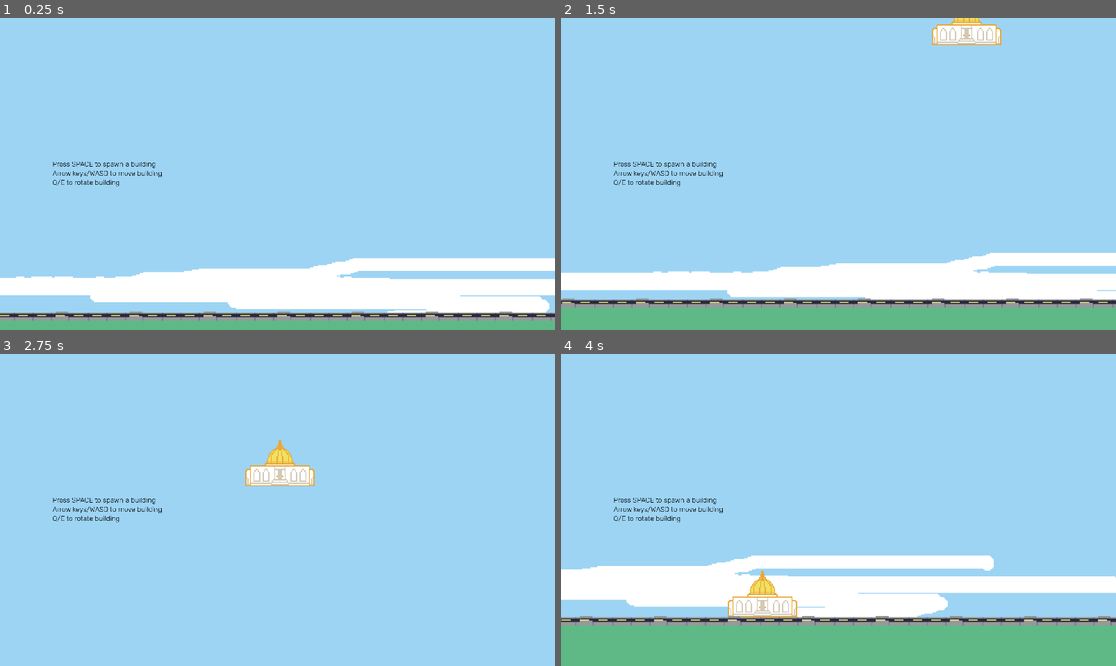
Above: before the commit, frames 1-4 (two rows, left to right).
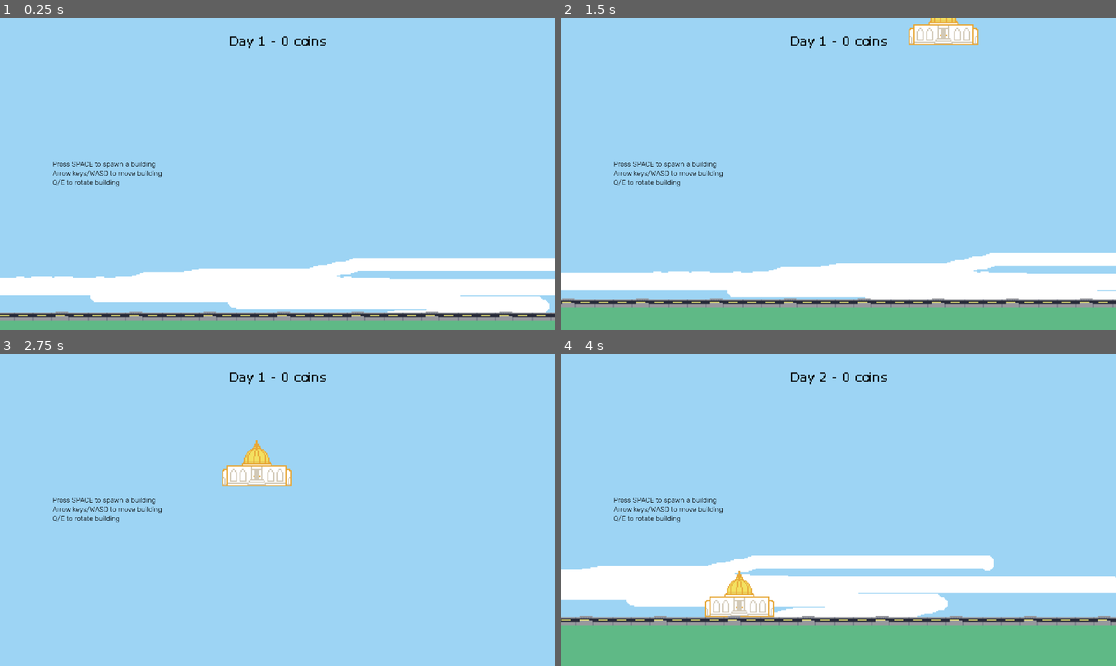
Above: after the commit, the same moments.

Repository: mondobe/TetraCity
Game: Godot game, scene res://scenes/main.tscn
Same seed, same stepped clock (60 frames per second), same inputs: the game is played once before the commit and once after it.
Inputs (mouse positions are in pixels of both pictures, inside the frame that each line leads up to):
- Up to frame 1 (0.25 s): no input
- Up to frame 2 (1.5 s): tap Space (test_create_building) at 0.5, 0.6, 1.25 s; move the mouse to (960, 158) at 0.52 s; hold D (move_right) 0.53-1.28 s; tap Enter (test_end_day, bound only after the commit) at 0.8, 1.35 s; move the mouse to (727, 189) at 1.27 s; hold S (move_down) from 1.28 s (still down)
- Up to frame 3 (2.75 s): tap Space (test_create_building) at 1.55, 2, 2.1 s; move the mouse to (333, 441) at 2.02 s; release S (move_down) at 2.03 s; hold D (move_right) from 2.03 s (still down); tap Enter (test_end_day, bound only after the commit) at 2.3 s
- Up to frame 4 (4 s): tap Space (test_create_building) at 2.75, 3.05, 3.5 s; move the mouse to (810, 572) at 2.77 s; release D (move_right) at 2.78 s; hold W (move_up) 2.78-3.53 s; tap Enter (test_end_day, bound only after the commit) at 2.85, 3.8 s; move the mouse to (1005, 556) at 3.52 s; hold A (move_left) from 3.53 s (still down); hold Shift from 3.53 s (still down)

The runs differ from the first frame. In frame 1, 0.1% of the frame differs, in the area x 41-59%, y 5-10%; in frame 2, 1.2%; in frame 3, 1.5%, in the area x 40-59%, y 5-43%; in frame 4, 1.2%.

Commit message:
Add money and some building bonuses
- Added a `WorldStats` script that holds values for money, current day, etc.
- Each building has a child node that gets applied a script (based on the building's blueprint). That script includes a `get_bonus()` function which returns the building's bonus.
- Also added a cheeky little label at the top with some stats. Ignore the ugly font...

Diff:
--- a/buildings/apartment.tres
+++ b/buildings/apartment.tres
@@ -1,11 +1,13 @@
-[gd_resource type="Resource" script_class="BuildingBlueprint" load_steps=3 format=3 uid="uid://bh0s6jhfgvuwv"]
+[gd_resource type="Resource" script_class="BuildingBlueprint" load_steps=4 format=3 uid="uid://bh0s6jhfgvuwv"]
 
+[ext_resource type="Script" path="res://scripts/buildings/apartment.gd" id="1_5rihs"]
 [ext_resource type="Script" path="res://scripts/systems/building_grid/building_blueprint.gd" id="1_e8cmm"]
 [ext_resource type="Texture2D" uid="uid://b4wejql45gxc2" path="res://sprites/buildings/apartments.png" id="2_pj0ty"]
 
 [resource]
 script = ExtResource("1_e8cmm")
 sprite = ExtResource("2_pj0ty")
+bonus = ExtResource("1_5rihs")
 squares = "....
 OOOO
 ....
--- a/buildings/city_hall.tres
+++ b/buildings/city_hall.tres
@@ -1,13 +1,16 @@
-[gd_resource type="Resource" script_class="BuildingBlueprint" load_steps=3 format=3 uid="uid://cbd8qt7xqw4v1"]
+[gd_resource type="Resource" script_class="BuildingBlueprint" load_steps=4 format=3 uid="uid://cbd8qt7xqw4v1"]
 
 [ext_resource type="Script" path="res://scripts/systems/building_grid/building_blueprint.gd" id="1_dyf1i"]
+[ext_resource type="Script" path="res://scripts/buildings/city_hall.gd" id="1_ly0hm"]
 [ext_resource type="Texture2D" uid="uid://blrtmwevytseb" path="res://sprites/buildings/cityHall.png" id="2_mut0u"]
 
 [resource]
 script = ExtResource("1_dyf1i")
 sprite = ExtResource("2_mut0u")
+bonus = ExtResource("1_ly0hm")
 squares = ".O.
 OOO
 ..."
 center_coords = Vector2i(1, 1)
 center_mode = 1
+kick_mode = 0
--- a/project.godot
+++ b/project.godot
@@ -71,6 +71,11 @@
 "events": [Object(InputEventKey,"resource_local_to_scene":false,"resource_name":"","device":-1,"window_id":0,"alt_pressed":false,"shift_pressed":false,"ctrl_pressed":false,"meta_pressed":false,"pressed":false,"keycode":0,"physical_keycode":32,"key_label":0,"unicode":32,"echo":false,"script":null)
 ]
 }
+test_end_day={
+"deadzone": 0.5,
+"events": [Object(InputEventKey,"resource_local_to_scene":false,"resource_name":"","device":-1,"window_id":0,"alt_pressed":false,"shift_pressed":false,"ctrl_pressed":false,"meta_pressed":false,"pressed":false,"keycode":0,"physical_keycode":4194309,"key_label":0,"unicode":0,"echo":false,"script":null)
+]
+}
 
 [rendering]
 
--- a/scenes/gameplay/building.tscn
+++ b/scenes/gameplay/building.tscn
@@ -8,3 +8,5 @@
 
 [node name="Sprite2D" type="Sprite2D" parent="."]
 texture = ExtResource("2_whcsi")
+
+[node name="Bonus" type="Node" parent="."]
--- a/scenes/gameplay/world.tscn
+++ b/scenes/gameplay/world.tscn
@@ -8,12 +8,16 @@
 [ext_resource type="Script" path="res://scripts/systems/building_grid/building_grid.gd" id="8_yumsi"]
 [ext_resource type="PackedScene" uid="uid://cmoks1w008liq" path="res://scenes/gameplay/building.tscn" id="9_teedr"]
 [ext_resource type="Resource" uid="uid://cbd8qt7xqw4v1" path="res://buildings/city_hall.tres" id="9_vkulm"]
-[ext_resource type="FontFile" uid="uid://c685qb4m7qjc" path="res://fonts/rubik.ttf" id="10_3w8xh"]
+[ext_resource type="LabelSettings" uid="uid://dbpx7v66har17" path="res://theming/non_pixelated_label.tres" id="10_kif8a"]
 [ext_resource type="Resource" uid="uid://bh0s6jhfgvuwv" path="res://buildings/apartment.tres" id="10_yj0rj"]
+[ext_resource type="FontFile" uid="uid://sxhpegxwj6qy" path="res://fonts/verdana.ttf" id="11_8u3tu"]
+[ext_resource type="Script" path="res://scripts/systems/gameplay/world_stats.gd" id="11_fetru"]
+[ext_resource type="Script" path="res://scripts/ui/gameplay/stats_label.gd" id="12_q7wy1"]
+[ext_resource type="Script" path="res://scripts/systems/gameplay/building_bonuses.gd" id="14_3u7nn"]
 
-[sub_resource type="LabelSettings" id="LabelSettings_mflm6"]
-font = ExtResource("10_3w8xh")
-font_size = 24
+[sub_resource type="LabelSettings" id="LabelSettings_7faob"]
+font = ExtResource("11_8u3tu")
+font_size = 11
 font_color = Color(0, 0, 0, 1)
 
 [node name="World" type="Node2D"]
@@ -72,4 +76,34 @@
 Arrow keys/WASD to move building
 Q/E to rotate building
 "
-label_settings = SubResource("LabelSettings_mflm6")
+label_settings = ExtResource("10_kif8a")
+
+[node name="PixelUILayer" type="CanvasLayer" parent="."]
+scale = Vector2(4, 4)
+transform = Transform2D(4, 0, 0, 4, 0, 0)
+
+[node name="StatsLabel" type="Label" parent="PixelUILayer" node_paths=PackedStringArray("world_stats")]
+anchors_preset = 5
+anchor_left = 0.5
+anchor_right = 0.5
+offset_left = -960.0
+offset_right = -480.0
+offset_bottom = 40.0
+grow_horizontal = 2
+text = "Top Label"
+label_settings = SubResource("LabelSettings_7faob")
+horizontal_alignment = 1
+vertical_alignment = 1
+script = ExtResource("12_q7wy1")
+world_stats = NodePath("../../WorldStats")
+
+[node name="WorldStats" type="Node" parent="." node_paths=PackedStringArray("top_label", "building_bonuses", "building_grid")]
+script = ExtResource("11_fetru")
+top_label = NodePath("../PixelUILayer/StatsLabel")
+building_bonuses = NodePath("../BuildingBonuses")
+building_grid = NodePath("../BuildingGrid")
+
+[node name="BuildingBonuses" type="Node" parent="." node_paths=PackedStringArray("building_grid", "world_stats")]
+script = ExtResource("14_3u7nn")
+building_grid = NodePath("../BuildingGrid")
+world_stats = NodePath("../WorldStats")
--- /dev/null
+++ b/scripts/buildings/apartment.gd
@@ -0,0 +1,5 @@
+extends Node
+
+## Return a bonus of exactly one coin
+func get_bonus() -> BuildingBonus:
+	return BuildingBonus.new().with_coins(1)
--- /dev/null
+++ b/scripts/buildings/city_hall.gd
@@ -0,0 +1,5 @@
+extends Node
+
+## Return no bonus
+func get_bonus() -> BuildingBonus:
+	return BuildingBonus.new()
--- /dev/null
+++ b/scripts/buildings/park.gd
@@ -0,0 +1,5 @@
+extends Node
+
+## Return a bonus with coins equal to the number of unique adjacent buildings
+func get_bonus() -> BuildingBonus:
+	return BuildingBonus.new().with_coins(len(get_parent().get_adjacent_buildings()))
--- a/scripts/systems/building_grid/building.gd
+++ b/scripts/systems/building_grid/building.gd
@@ -25,6 +25,9 @@
 ## This building's current position in the building grid.
 var pos_coords: Vector2i
 
+## The node that defines what bonus is applied by this building.
+var bonus: Node
+
 ## The Sprite2D component that displays the building's texture.
 @onready var sprite: Sprite2D = $Sprite2D
 
@@ -36,9 +39,13 @@
 func init_from_blueprint(blueprint: BuildingBlueprint) -> void:
 	self.blueprint = blueprint
 	self.grid = BuildingGrid.byte_grid_from_string(blueprint.squares)
+
 	sprite = $Sprite2D
 	sprite.texture = blueprint.sprite
 	_init_sprite()
+
+	bonus = $Bonus
+	bonus.set_script(blueprint.bonus)
 
 ## Move the Sprite2D child to the correct position and offset for rotation
 func _init_sprite() -> void:
@@ -107,3 +114,13 @@
 			new_grid.set_at(new_coord, value)
 
 	return new_grid
+
+## This building's index in the building grid
+func get_index_in_grid() -> int:
+	return building_grid.buildings.find(self)
+
+## The buildings adjacent to this one. Returns an array of nodes
+func get_adjacent_buildings() -> Array:
+	var index = get_index_in_grid()
+	var indices = building_grid.get_adjacent_building_indices(index)
+	return indices.map(func(i): return building_grid.buildings[i])
--- a/scripts/systems/building_grid/building_blueprint.gd
+++ b/scripts/systems/building_grid/building_blueprint.gd
@@ -4,6 +4,9 @@
 
 ## The texture that should be displayed on the building.
 @export var sprite: Texture2D
+
+## The script of the bonus that the building uses.
+@export var bonus: Script
 
 ## The squares that make up the building, written as a "human-readable" string.
 ## For example, a T-block with a 3x3 bounding box would have:
--- a/scripts/systems/building_grid/building_grid.gd
+++ b/scripts/systems/building_grid/building_grid.gd
@@ -22,6 +22,11 @@
 	Vector2i(0, 0), Vector2i(-1, 0), Vector2i(2, 0), Vector2i(-1, 2), Vector2i(2, -1),
 	Vector2i(0, 0), Vector2i(2, 0), Vector2i(-1, 0), Vector2i(2, 1), Vector2i(-1, -2),
 	Vector2i(0, 0), Vector2i(1, 0), Vector2i(-2, 0), Vector2i(1, -2), Vector2i(-2, 1),
+]
+
+## The vectors to loop through when looking for adjacent buildings.
+const ADJACENT_VECTORS: Array[Vector2i] = [
+	Vector2i(1, 0), Vector2i(-1, 0), Vector2i(0, 1), Vector2i(0, -1),
 ]
 
 ## Debug variable for what buildings can be placed when you press SPACE.
@@ -170,8 +175,7 @@
 			if building.grid.at(xy) == 0:
 				continue
 			var grid_xy: Vector2i = xy + coords
-			if (grid_xy.x < 0 or grid_xy.x >= grid.dimensions.x) \
-					or (grid_xy.y < 0 or grid_xy.y >= grid.dimensions.y):
+			if !grid.contains(grid_xy):
 				return false
 			if grid.at(grid_xy) != 0:
 				return false
@@ -181,7 +185,26 @@
 func make_building_from_blueprint(blueprint: BuildingBlueprint) -> Building:
 	var new_building: Building = building.instantiate()
 	new_building.init_from_blueprint(blueprint)
+	new_building.building_grid = self
 	return new_building
+
+## Get the indices of the buildings adjacent to the one at the specified index.
+func get_adjacent_building_indices(building_index: int) -> Array[int]:
+	var indices: Array[int] = []
+	for x: int in range(grid.dimensions.x):
+		for y: int in range(grid.dimensions.y):
+			var coords: Vector2i = Vector2i(x, y)
+			if grid.at(coords) - 1 != building_index:
+				continue
+			for adj in ADJACENT_VECTORS:
+				var coords_prime: Vector2i = coords + adj
+				if grid.contains(coords_prime):
+					var adj_index = grid.at(coords_prime) - 1
+					if adj_index != building_index \
+							and adj_index not in indices \
+							and adj_index >= 0:
+						indices.append(adj_index)
+	return indices
 
 ## Given a grid string, returns the width and height.
 static func grid_dimensions_from_string(string: String) -> Vector2i:
--- a/scripts/systems/building_grid/grid.gd
+++ b/scripts/systems/building_grid/grid.gd
@@ -29,6 +29,10 @@
 			array = PackedInt64Array()
 	make_grid(array, dimensions)
 
+## Do these coordinates address a space in the grid?
+func contains(coords: Vector2i) -> bool:
+	return coords.x > 0 and coords.x < dimensions.x and coords.y > 0 and coords.y < dimensions.y
+
 ## Get the value at these coordinates.
 func at(coords: Vector2i) -> int:
 	return array[coords.y * dimensions.x + coords.x]
--- /dev/null
+++ b/scripts/systems/gameplay/building_bonus.gd
@@ -0,0 +1,25 @@
+extends Resource
+class_name BuildingBonus
+## Represents a bonus that can be applied daily by a building.
+## Initialized via the builder pattern.
+
+## The amount of coins to add to the player's total
+var coins
+
+## The amount of fuel to add to the player's total
+var fuel
+
+## Create a new bonus with the default values.
+func _init() -> void:
+	self.coins = 0
+	self.fuel = 0
+
+## Sets the amount of coins to this value.
+func with_coins(coins: int) -> BuildingBonus:
+	self.coins = coins
+	return self
+
+## Sets the amount of fuel to this value.
+func with_fuel(fuel: int) -> BuildingBonus:
+	self.fuel = fuel
+	return self
--- /dev/null
+++ b/scripts/systems/gameplay/building_bonuses.gd
@@ -0,0 +1,16 @@
+class_name BuildingBonuses
+extends Node
+## Handles the bonuses applied daily by buildings.
+
+## The building grid
+@export var building_grid: BuildingGrid
+
+## The world stats
+@export var world_stats: WorldStats
+
+## For each building in the grid, applies the building's daily bonus.
+func apply_bonuses() -> void:
+	for building: Building in building_grid.buildings:
+		var bonus: BuildingBonus = building.bonus.get_bonus()
+		world_stats.coins += bonus.coins
+		world_stats.fuel += bonus.fuel
--- /dev/null
+++ b/scripts/systems/gameplay/world_stats.gd
@@ -0,0 +1,47 @@
+class_name WorldStats
+extends Node
+## Holds/updates the main gameplay statistics.
+
+## The label that displays the statistics.
+@export var top_label: StatsLabel
+
+## The node that handles building bonuses.
+@export var building_bonuses: BuildingBonuses
+
+## The building grid.
+@export var building_grid: BuildingGrid
+
+## The amount of coins the player has.
+var coins
+
+## The amount of fuel the player has.
+var fuel
+
+## The current day (starting from 1).
+var day
+
+# Called when the node enters the scene tree for the first time.
+func _ready() -> void:
+	init_values()
+	top_label.update()
+
+# Called every frame
+func _process(delta: float) -> void:
+	# Placeholder for now! Hopefully we have an "end day" button soon
+	if Input.is_action_just_pressed("test_end_day"):
+		end_day()
+		top_label.update()
+
+## Initialize values at the start of the game
+func init_values() -> void:
+	coins = 0
+	fuel = 60
+	day = 1
+
+## Update the values for each day
+func end_day() -> void:
+	if building_grid.placing_building:
+		return
+	fuel -= 1
+	day += 1
+	building_bonuses.apply_bonuses()
--- /dev/null
+++ b/scripts/ui/gameplay/stats_label.gd
@@ -0,0 +1,10 @@
+class_name StatsLabel
+extends Label
+## Controls the label that shows coins, day, etc.
+
+## The node that holds the world's stats.
+@export var world_stats: WorldStats
+
+## Update the label to match the world.
+func update() -> void:
+	text = "Day %d - %d coins" % [world_stats.day, world_stats.coins]
--- /dev/null
+++ b/theming/non_pixelated_label.tres
@@ -0,0 +1,8 @@
+[gd_resource type="LabelSettings" load_steps=2 format=3 uid="uid://dbpx7v66har17"]
+
+[ext_resource type="FontFile" uid="uid://c685qb4m7qjc" path="res://fonts/rubik.ttf" id="1_jcbk1"]
+
+[resource]
+font = ExtResource("1_jcbk1")
+font_size = 24
+font_color = Color(0, 0, 0, 1)
Binary file added: fonts/verdana.ttf
Not shown, added: fonts/verdana.ttf.import
Not shown: 1 places in scenes/gameplay/world.tscn that only renumber resources
